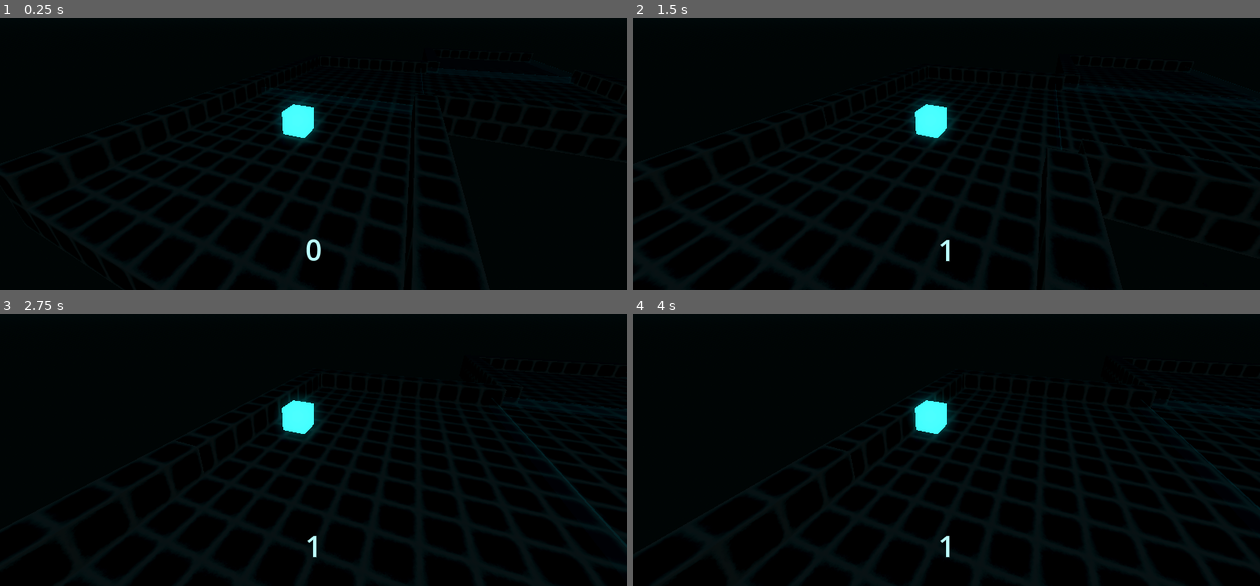
Above: before the commit, frames 1-4 (two rows, left to right).
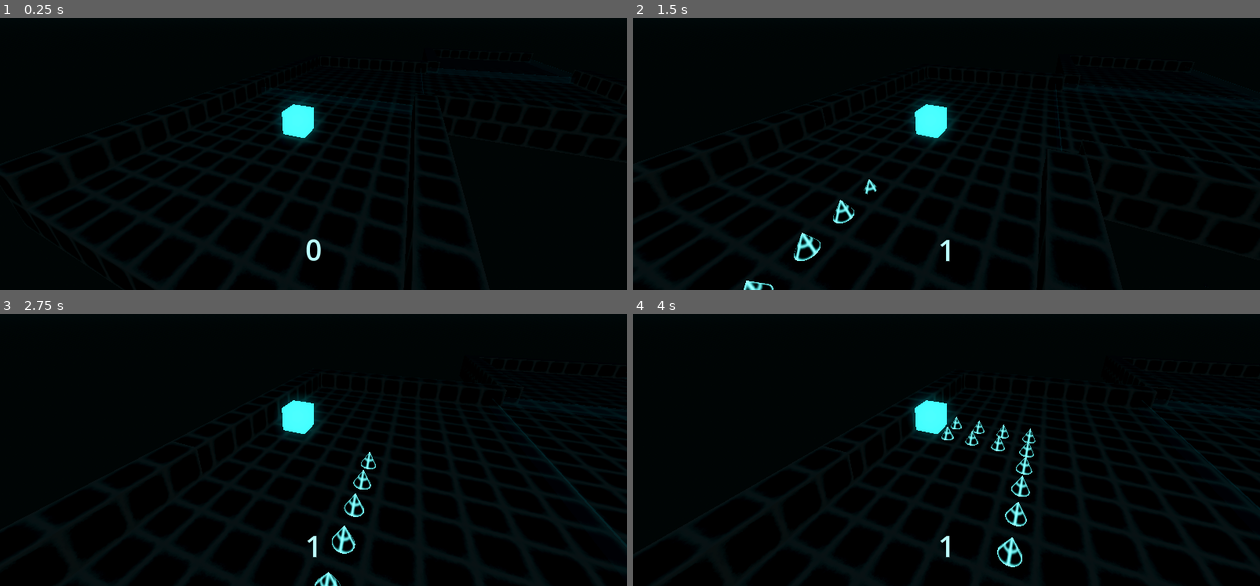
Above: after the commit, the same moments.

Repository: Username4D/rasterrun
Game: Godot game, scene res://scenes/demo_scene.tscn
The game is run twice, just before and just after one commit, with the same random seed, the same clock (stepped at 60 frames per second) and the same inputs.
Inputs:
- Up to frame 1 (0.25 s): no input
- Up to frame 2 (1.5 s): hold Up (ui_up) from 0.53 s (still down)
- Up to frame 3 (2.75 s): release Up (ui_up) at 2.03 s; hold Left (ui_left) from 2.03 s (still down)
- Up to frame 4 (4 s): release Left (ui_left) at 3.53 s; hold Down (ui_down) from 3.53 s (still down)

The runs differ from the first frame. In frame 2, 0.5% of the frame differs, in the area x 17-39%, y 59-100%; in frame 3, 0.6%; in frame 4, 1.0%, in the area x 49-91%, y 31-94%.

Commit message:
added floor tiles with spikes to buff gameplay

Diff:
--- a/scenes/floor.tscn
+++ b/scenes/floor.tscn
@@ -1,7 +1,7 @@
 [gd_scene load_steps=6 format=3 uid="uid://cqniu86ehuq6y"]
 
 [ext_resource type="Script" uid="uid://s4u2jic5pqui" path="res://scripts/floor.gd" id="1_kuqtn"]
-[ext_resource type="PackedScene" uid="uid://ch3gpdhfoyjbm" path="res://scenes/wall.tscn" id="1_ukw5w"]
+[ext_resource type="PackedScene" uid="uid://dryq3e5pfi7rt" path="res://scenes/floor_tile.tscn" id="2_kuqtn"]
 
 [sub_resource type="BoxShape3D" id="BoxShape3D_whr1e"]
 size = Vector3(11, 1, 0.05)
@@ -20,9 +20,6 @@
 [node name="floor" type="Node3D"]
 script = ExtResource("1_kuqtn")
 
-[node name="wall" parent="." instance=ExtResource("1_ukw5w")]
-transform = Transform3D(11, 0, 0, 0, 1, 0, 0, 0, 11, 0, -0.5, 0)
-
 [node name="next_floor" type="Marker3D" parent="."]
 transform = Transform3D(1, 0, 0, 0, 1, 0, 0, 0, 1, 0, 0, 11)
 
@@ -41,4 +38,369 @@
 wait_time = 2.0
 one_shot = true
 
+[node name="wall" type="Node3D" parent="."]
+
+[node name="floor_tile" parent="wall" instance=ExtResource("2_kuqtn")]
+transform = Transform3D(1, 0, 0, 0, 1, 0, 0, 0, 1, 0, -0.5, 0)
+
+[node name="floor_tile2" parent="wall" instance=ExtResource("2_kuqtn")]
+transform = Transform3D(1, 0, 0, 0, 1, 0, 0, 0, 1, 0, -0.5, 1)
+
+[node name="floor_tile3" parent="wall" instance=ExtResource("2_kuqtn")]
+transform = Transform3D(1, 0, 0, 0, 1, 0, 0, 0, 1, 0, -0.5, 2)
+
+[node name="floor_tile4" parent="wall" instance=ExtResource("2_kuqtn")]
+transform = Transform3D(1, 0, 0, 0, 1, 0, 0, 0, 1, 0, -0.5, 3)
+
+[node name="floor_tile5" parent="wall" instance=ExtResource("2_kuqtn")]
+transform = Transform3D(1, 0, 0, 0, 1, 0, 0, 0, 1, 0, -0.5, 4)
+
+[node name="floor_tile6" parent="wall" instance=ExtResource("2_kuqtn")]
+transform = Transform3D(1, 0, 0, 0, 1, 0, 0, 0, 1, 0, -0.5, 5)
+
+[node name="floor_tile7" parent="wall" instance=ExtResource("2_kuqtn")]
+transform = Transform3D(1, 0, 0, 0, 1, 0, 0, 0, 1, 0, -0.5, -1)
+
+[node name="floor_tile8" parent="wall" instance=ExtResource("2_kuqtn")]
+transform = Transform3D(1, 0, 0, 0, 1, 0, 0, 0, 1, 0, -0.5, -2)
+
+[node name="floor_tile9" parent="wall" instance=ExtResource("2_kuqtn")]
+transform = Transform3D(1, 0, 0, 0, 1, 0, 0, 0, 1, 0, -0.5, -3)
+
+[node name="floor_tile10" parent="wall" instance=ExtResource("2_kuqtn")]
+transform = Transform3D(1, 0, 0, 0, 1, 0, 0, 0, 1, 0, -0.5, -4)
+
+[node name="floor_tile11" parent="wall" instance=ExtResource("2_kuqtn")]
+transform = Transform3D(1, 0, 0, 0, 1, 0, 0, 0, 1, 0, -0.5, -5)
+
+[node name="floor_tile12" parent="wall" instance=ExtResource("2_kuqtn")]
+transform = Transform3D(1, 0, 0, 0, 1, 0, 0, 0, 1, 1, -0.5, 0)
+
+[node name="floor_tile13" parent="wall" instance=ExtResource("2_kuqtn")]
+transform = Transform3D(1, 0, 0, 0, 1, 0, 0, 0, 1, 1, -0.5, 1)
+
+[node name="floor_tile14" parent="wall" instance=ExtResource("2_kuqtn")]
+transform = Transform3D(1, 0, 0, 0, 1, 0, 0, 0, 1, 1, -0.5, 2)
+
+[node name="floor_tile15" parent="wall" instance=ExtResource("2_kuqtn")]
+transform = Transform3D(1, 0, 0, 0, 1, 0, 0, 0, 1, 1, -0.5, 3)
+
+[node name="floor_tile16" parent="wall" instance=ExtResource("2_kuqtn")]
+transform = Transform3D(1, 0, 0, 0, 1, 0, 0, 0, 1, 1, -0.5, 4)
+
+[node name="floor_tile17" parent="wall" instance=ExtResource("2_kuqtn")]
+transform = Transform3D(1, 0, 0, 0, 1, 0, 0, 0, 1, 1, -0.5, 5)
+
+[node name="floor_tile18" parent="wall" instance=ExtResource("2_kuqtn")]
+transform = Transform3D(1, 0, 0, 0, 1, 0, 0, 0, 1, 1, -0.5, -1)
+
+[node name="floor_tile19" parent="wall" instance=ExtResource("2_kuqtn")]
+transform = Transform3D(1, 0, 0, 0, 1, 0, 0, 0, 1, 1, -0.5, -2)
+
+[node name="floor_tile20" parent="wall" instance=ExtResource("2_kuqtn")]
+transform = Transform3D(1, 0, 0, 0, 1, 0, 0, 0, 1, 1, -0.5, -3)
+
+[node name="floor_tile21" parent="wall" instance=ExtResource("2_kuqtn")]
+transform = Transform3D(1, 0, 0, 0, 1, 0, 0, 0, 1, 1, -0.5, -4)
+
+[node name="floor_tile22" parent="wall" instance=ExtResource("2_kuqtn")]
+transform = Transform3D(1, 0, 0, 0, 1, 0, 0, 0, 1, 1, -0.5, -5)
+
+[node name="floor_tile23" parent="wall" instance=ExtResource("2_kuqtn")]
+transform = Transform3D(1, 0, 0, 0, 1, 0, 0, 0, 1, 2, -0.5, 0)
+
+[node name="floor_tile24" parent="wall" instance=ExtResource("2_kuqtn")]
+transform = Transform3D(1, 0, 0, 0, 1, 0, 0, 0, 1, 2, -0.5, 1)
+
+[node name="floor_tile25" parent="wall" instance=ExtResource("2_kuqtn")]
+transform = Transform3D(1, 0, 0, 0, 1, 0, 0, 0, 1, 2, -0.5, 2)
+
+[node name="floor_tile26" parent="wall" instance=ExtResource("2_kuqtn")]
+transform = Transform3D(1, 0, 0, 0, 1, 0, 0, 0, 1, 2, -0.5, 3)
+
+[node name="floor_tile27" parent="wall" instance=ExtResource("2_kuqtn")]
+transform = Transform3D(1, 0, 0, 0, 1, 0, 0, 0, 1, 2, -0.5, 4)
+
+[node name="floor_tile28" parent="wall" instance=ExtResource("2_kuqtn")]
+transform = Transform3D(1, 0, 0, 0, 1, 0, 0, 0, 1, 2, -0.5, 5)
+
+[node name="floor_tile29" parent="wall" instance=ExtResource("2_kuqtn")]
+transform = Transform3D(1, 0, 0, 0, 1, 0, 0, 0, 1, 2, -0.5, -1)
+
+[node name="floor_tile30" parent="wall" instance=ExtResource("2_kuqtn")]
+transform = Transform3D(1, 0, 0, 0, 1, 0, 0, 0, 1, 2, -0.5, -2)
+
+[node name="floor_tile31" parent="wall" instance=ExtResource("2_kuqtn")]
+transform = Transform3D(1, 0, 0, 0, 1, 0, 0, 0, 1, 2, -0.5, -3)
+
+[node name="floor_tile32" parent="wall" instance=ExtResource("2_kuqtn")]
+transform = Transform3D(1, 0, 0, 0, 1, 0, 0, 0, 1, 2, -0.5, -4)
+
+[node name="floor_tile33" parent="wall" instance=ExtResource("2_kuqtn")]
+transform = Transform3D(1, 0, 0, 0, 1, 0, 0, 0, 1, 2, -0.5, -5)
+
+[node name="floor_tile34" parent="wall" instance=ExtResource("2_kuqtn")]
+transform = Transform3D(1, 0, 0, 0, 1, 0, 0, 0, 1, 3, -0.5, 0)
+
+[node name="floor_tile35" parent="wall" instance=ExtResource("2_kuqtn")]
+transform = Transform3D(1, 0, 0, 0, 1, 0, 0, 0, 1, 3, -0.5, 1)
+
+[node name="floor_tile36" parent="wall" instance=ExtResource("2_kuqtn")]
+transform = Transform3D(1, 0, 0, 0, 1, 0, 0, 0, 1, 3, -0.5, 2)
+
+[node name="floor_tile37" parent="wall" instance=ExtResource("2_kuqtn")]
+transform = Transform3D(1, 0, 0, 0, 1, 0, 0, 0, 1, 3, -0.5, 3)
+
+[node name="floor_tile38" parent="wall" instance=ExtResource("2_kuqtn")]
+transform = Transform3D(1, 0, 0, 0, 1, 0, 0, 0, 1, 3, -0.5, 4)
+
+[node name="floor_tile39" parent="wall" instance=ExtResource("2_kuqtn")]
+transform = Transform3D(1, 0, 0, 0, 1, 0, 0, 0, 1, 3, -0.5, 5)
+
+[node name="floor_tile40" parent="wall" instance=ExtResource("2_kuqtn")]
+transform = Transform3D(1, 0, 0, 0, 1, 0, 0, 0, 1, 3, -0.5, -1)
+
+[node name="floor_tile41" parent="wall" instance=ExtResource("2_kuqtn")]
+transform = Transform3D(1, 0, 0, 0, 1, 0, 0, 0, 1, 3, -0.5, -2)
+
+[node name="floor_tile42" parent="wall" instance=ExtResource("2_kuqtn")]
+transform = Transform3D(1, 0, 0, 0, 1, 0, 0, 0, 1, 3, -0.5, -3)
+
+[node name="floor_tile43" parent="wall" instance=ExtResource("2_kuqtn")]
+transform = Transform3D(1, 0, 0, 0, 1, 0, 0, 0, 1, 3, -0.5, -4)
+
+[node name="floor_tile44" parent="wall" instance=ExtResource("2_kuqtn")]
+transform = Transform3D(1, 0, 0, 0, 1, 0, 0, 0, 1, 3, -0.5, -5)
+
+[node name="floor_tile45" parent="wall" instance=ExtResource("2_kuqtn")]
+transform = Transform3D(1, 0, 0, 0, 1, 0, 0, 0, 1, 4, -0.5, 0)
+
+[node name="floor_tile46" parent="wall" instance=ExtResource("2_kuqtn")]
+transform = Transform3D(1, 0, 0, 0, 1, 0, 0, 0, 1, 4, -0.5, 1)
+
+[node name="floor_tile47" parent="wall" instance=ExtResource("2_kuqtn")]
+transform = Transform3D(1, 0, 0, 0, 1, 0, 0, 0, 1, 4, -0.5, 2)
+
+[node name="floor_tile48" parent="wall" instance=ExtResource("2_kuqtn")]
+transform = Transform3D(1, 0, 0, 0, 1, 0, 0, 0, 1, 4, -0.5, 3)
+
+[node name="floor_tile49" parent="wall" instance=ExtResource("2_kuqtn")]
+transform = Transform3D(1, 0, 0, 0, 1, 0, 0, 0, 1, 4, -0.5, 4)
+
+[node name="floor_tile50" parent="wall" instance=ExtResource("2_kuqtn")]
+transform = Transform3D(1, 0, 0, 0, 1, 0, 0, 0, 1, 4, -0.5, 5)
+
+[node name="floor_tile51" parent="wall" instance=ExtResource("2_kuqtn")]
+transform = Transform3D(1, 0, 0, 0, 1, 0, 0, 0, 1, 4, -0.5, -1)
+
+[node name="floor_tile52" parent="wall" instance=ExtResource("2_kuqtn")]
+transform = Transform3D(1, 0, 0, 0, 1, 0, 0, 0, 1, 4, -0.5, -2)
+
+[node name="floor_tile53" parent="wall" instance=ExtResource("2_kuqtn")]
+transform = Transform3D(1, 0, 0, 0, 1, 0, 0, 0, 1, 4, -0.5, -3)
+
+[node name="floor_tile54" parent="wall" instance=ExtResource("2_kuqtn")]
+transform = Transform3D(1, 0, 0, 0, 1, 0, 0, 0, 1, 4, -0.5, -4)
+
+[node name="floor_tile55" parent="wall" instance=ExtResource("2_kuqtn")]
+transform = Transform3D(1, 0, 0, 0, 1, 0, 0, 0, 1, 4, -0.5, -5)
+
+[node name="floor_tile56" parent="wall" instance=ExtResource("2_kuqtn")]
+transform = Transform3D(1, 0, 0, 0, 1, 0, 0, 0, 1, 5, -0.5, 0)
+
+[node name="floor_tile57" parent="wall" instance=ExtResource("2_kuqtn")]
+transform = Transform3D(1, 0, 0, 0, 1, 0, 0, 0, 1, 5, -0.5, 1)
+
+[node name="floor_tile58" parent="wall" instance=ExtResource("2_kuqtn")]
+transform = Transform3D(1, 0, 0, 0, 1, 0, 0, 0, 1, 5, -0.5, 2)
+
+[node name="floor_tile59" parent="wall" instance=ExtResource("2_kuqtn")]
+transform = Transform3D(1, 0, 0, 0, 1, 0, 0, 0, 1, 5, -0.5, 3)
+
+[node name="floor_tile60" parent="wall" instance=ExtResource("2_kuqtn")]
+transform = Transform3D(1, 0, 0, 0, 1, 0, 0, 0, 1, 5, -0.5, 4)
+
+[node name="floor_tile61" parent="wall" instance=ExtResource("2_kuqtn")]
+transform = Transform3D(1, 0, 0, 0, 1, 0, 0, 0, 1, 5, -0.5, 5)
+
+[node name="floor_tile62" parent="wall" instance=ExtResource("2_kuqtn")]
+transform = Transform3D(1, 0, 0, 0, 1, 0, 0, 0, 1, 5, -0.5, -1)
+
+[node name="floor_tile63" parent="wall" instance=ExtResource("2_kuqtn")]
+transform = Transform3D(1, 0, 0, 0, 1, 0, 0, 0, 1, 5, -0.5, -2)
+
+[node name="floor_tile64" parent="wall" instance=ExtResource("2_kuqtn")]
+transform = Transform3D(1, 0, 0, 0, 1, 0, 0, 0, 1, 5, -0.5, -3)
+
+[node name="floor_tile65" parent="wall" instance=ExtResource("2_kuqtn")]
+transform = Transform3D(1, 0, 0, 0, 1, 0, 0, 0, 1, 5, -0.5, -4)
+
+[node name="floor_tile66" parent="wall" instance=ExtResource("2_kuqtn")]
+transform = Transform3D(1, 0, 0, 0, 1, 0, 0, 0, 1, 5, -0.5, -5)
+
+[node name="floor_tile67" parent="wall" instance=ExtResource("2_kuqtn")]
+transform = Transform3D(1, 0, 0, 0, 1, 0, 0, 0, 1, -1, -0.5, 0)
+
+[node name="floor_tile68" parent="wall" instance=ExtResource("2_kuqtn")]
+transform = Transform3D(1, 0, 0, 0, 1, 0, 0, 0, 1, -1, -0.5, 1)
+
+[node name="floor_tile69" parent="wall" instance=ExtResource("2_kuqtn")]
+transform = Transform3D(1, 0, 0, 0, 1, 0, 0, 0, 1, -1, -0.5, 2)
+
+[node name="floor_tile70" parent="wall" instance=ExtResource("2_kuqtn")]
+transform = Transform3D(1, 0, 0, 0, 1, 0, 0, 0, 1, -1, -0.5, 3)
+
+[node name="floor_tile71" parent="wall" instance=ExtResource("2_kuqtn")]
+transform = Transform3D(1, 0, 0, 0, 1, 0, 0, 0, 1, -1, -0.5, 4)
+
+[node name="floor_tile72" parent="wall" instance=ExtResource("2_kuqtn")]
+transform = Transform3D(1, 0, 0, 0, 1, 0, 0, 0, 1, -1, -0.5, 5)
+
+[node name="floor_tile73" parent="wall" instance=ExtResource("2_kuqtn")]
+transform = Transform3D(1, 0, 0, 0, 1, 0, 0, 0, 1, -1, -0.5, -1)
+
+[node name="floor_tile74" parent="wall" instance=ExtResource("2_kuqtn")]
+transform = Transform3D(1, 0, 0, 0, 1, 0, 0, 0, 1, -1, -0.5, -2)
+
+[node name="floor_tile75" parent="wall" instance=ExtResource("2_kuqtn")]
+transform = Transform3D(1, 0, 0, 0, 1, 0, 0, 0, 1, -1, -0.5, -3)
+
+[node name="floor_tile76" parent="wall" instance=ExtResource("2_kuqtn")]
+transform = Transform3D(1, 0, 0, 0, 1, 0, 0, 0, 1, -1, -0.5, -4)
+
+[node name="floor_tile77" parent="wall" instance=ExtResource("2_kuqtn")]
+transform = Transform3D(1, 0, 0, 0, 1, 0, 0, 0, 1, -1, -0.5, -5)
+
+[node name="floor_tile78" parent="wall" instance=ExtResource("2_kuqtn")]
+transform = Transform3D(1, 0, 0, 0, 1, 0, 0, 0, 1, -2, -0.5, 0)
+
+[node name="floor_tile79" parent="wall" instance=ExtResource("2_kuqtn")]
+transform = Transform3D(1, 0, 0, 0, 1, 0, 0, 0, 1, -2, -0.5, 1)
+
+[node name="floor_tile80" parent="wall" instance=ExtResource("2_kuqtn")]
+transform = Transform3D(1, 0, 0, 0, 1, 0, 0, 0, 1, -2, -0.5, 2)
+
+[node name="floor_tile81" parent="wall" instance=ExtResource("2_kuqtn")]
+transform = Transform3D(1, 0, 0, 0, 1, 0, 0, 0, 1, -2, -0.5, 3)
+
+[node name="floor_tile82" parent="wall" instance=ExtResource("2_kuqtn")]
+transform = Transform3D(1, 0, 0, 0, 1, 0, 0, 0, 1, -2, -0.5, 4)
+
+[node name="floor_tile83" parent="wall" instance=ExtResource("2_kuqtn")]
+transform = Transform3D(1, 0, 0, 0, 1, 0, 0, 0, 1, -2, -0.5, 5)
+
+[node name="floor_tile84" parent="wall" instance=ExtResource("2_kuqtn")]
+transform = Transform3D(1, 0, 0, 0, 1, 0, 0, 0, 1, -2, -0.5, -1)
+
+[node name="floor_tile85" parent="wall" instance=ExtResource("2_kuqtn")]
+transform = Transform3D(1, 0, 0, 0, 1, 0, 0, 0, 1, -2, -0.5, -2)
+
+[node name="floor_tile86" parent="wall" instance=ExtResource("2_kuqtn")]
+transform = Transform3D(1, 0, 0, 0, 1, 0, 0, 0, 1, -2, -0.5, -3)
+
+[node name="floor_tile87" parent="wall" instance=ExtResource("2_kuqtn")]
+transform = Transform3D(1, 0, 0, 0, 1, 0, 0, 0, 1, -2, -0.5, -4)
+
+[node name="floor_tile88" parent="wall" instance=ExtResource("2_kuqtn")]
+transform = Transform3D(1, 0, 0, 0, 1, 0, 0, 0, 1, -2, -0.5, -5)
+
+[node name="floor_tile89" parent="wall" instance=ExtResource("2_kuqtn")]
+transform = Transform3D(1, 0, 0, 0, 1, 0, 0, 0, 1, -3, -0.5, 0)
+
+[node name="floor_tile90" parent="wall" instance=ExtResource("2_kuqtn")]
+transform = Transform3D(1, 0, 0, 0, 1, 0, 0, 0, 1, -3, -0.5, 1)
+
+[node name="floor_tile91" parent="wall" instance=ExtResource("2_kuqtn")]
+transform = Transform3D(1, 0, 0, 0, 1, 0, 0, 0, 1, -3, -0.5, 2)
+
+[node name="floor_tile92" parent="wall" instance=ExtResource("2_kuqtn")]
+transform = Transform3D(1, 0, 0, 0, 1, 0, 0, 0, 1, -3, -0.5, 3)
+
+[node name="floor_tile93" parent="wall" instance=ExtResource("2_kuqtn")]
+transform = Transform3D(1, 0, 0, 0, 1, 0, 0, 0, 1, -3, -0.5, 4)
+
+[node name="floor_tile94" parent="wall" instance=ExtResource("2_kuqtn")]
+transform = Transform3D(1, 0, 0, 0, 1, 0, 0, 0, 1, -3, -0.5, 5)
+
+[node name="floor_tile95" parent="wall" instance=ExtResource("2_kuqtn")]
+transform = Transform3D(1, 0, 0, 0, 1, 0, 0, 0, 1, -3, -0.5, -1)
+
+[node name="floor_tile96" parent="wall" instance=ExtResource("2_kuqtn")]
+transform = Transform3D(1, 0, 0, 0, 1, 0, 0, 0, 1, -3, -0.5, -2)
+
+[node name="floor_tile97" parent="wall" instance=ExtResource("2_kuqtn")]
+transform = Transform3D(1, 0, 0, 0, 1, 0, 0, 0, 1, -3, -0.5, -3)
+
+[node name="floor_tile98" parent="wall" instance=ExtResource("2_kuqtn")]
+transform = Transform3D(1, 0, 0, 0, 1, 0, 0, 0, 1, -3, -0.5, -4)
+
+[node name="floor_tile99" parent="wall" instance=ExtResource("2_kuqtn")]
+transform = Transform3D(1, 0, 0, 0, 1, 0, 0, 0, 1, -3, -0.5, -5)
+
+[node name="floor_tile100" parent="wall" instance=ExtResource("2_kuqtn")]
+transform = Transform3D(1, 0, 0, 0, 1, 0, 0, 0, 1, -4, -0.5, 0)
+
+[node name="floor_tile101" parent="wall" instance=ExtResource("2_kuqtn")]
+transform = Transform3D(1, 0, 0, 0, 1, 0, 0, 0, 1, -4, -0.5, 1)
+
+[node name="floor_tile102" parent="wall" instance=ExtResource("2_kuqtn")]
+transform = Transform3D(1, 0, 0, 0, 1, 0, 0, 0, 1, -4, -0.5, 2)
+
+[node name="floor_tile103" parent="wall" instance=ExtResource("2_kuqtn")]
+transform = Transform3D(1, 0, 0, 0, 1, 0, 0, 0, 1, -4, -0.5, 3)
+
+[node name="floor_tile104" parent="wall" instance=ExtResource("2_kuqtn")]
+transform = Transform3D(1, 0, 0, 0, 1, 0, 0, 0, 1, -4, -0.5, 4)
+
+[node name="floor_tile105" parent="wall" instance=ExtResource("2_kuqtn")]
+transform = Transform3D(1, 0, 0, 0, 1, 0, 0, 0, 1, -4, -0.5, 5)
+
+[node name="floor_tile106" parent="wall" instance=ExtResource("2_kuqtn")]
+transform = Transform3D(1, 0, 0, 0, 1, 0, 0, 0, 1, -4, -0.5, -1)
+
+[node name="floor_tile107" parent="wall" instance=ExtResource("2_kuqtn")]
+transform = Transform3D(1, 0, 0, 0, 1, 0, 0, 0, 1, -4, -0.5, -2)
+
+[node name="floor_tile108" parent="wall" instance=ExtResource("2_kuqtn")]
+transform = Transform3D(1, 0, 0, 0, 1, 0, 0, 0, 1, -4, -0.5, -3)
+
+[node name="floor_tile109" parent="wall" instance=ExtResource("2_kuqtn")]
+transform = Transform3D(1, 0, 0, 0, 1, 0, 0, 0, 1, -4, -0.5, -4)
+
+[node name="floor_tile110" parent="wall" instance=ExtResource("2_kuqtn")]
+transform = Transform3D(1, 0, 0, 0, 1, 0, 0, 0, 1, -4, -0.5, -5)
+
+[node name="floor_tile111" parent="wall" instance=ExtResource("2_kuqtn")]
+transform = Transform3D(1, 0, 0, 0, 1, 0, 0, 0, 1, -5, -0.5, 0)
+
+[node name="floor_tile112" parent="wall" instance=ExtResource("2_kuqtn")]
+transform = Transform3D(1, 0, 0, 0, 1, 0, 0, 0, 1, -5, -0.5, 1)
+
+[node name="floor_tile113" parent="wall" instance=ExtResource("2_kuqtn")]
+transform = Transform3D(1, 0, 0, 0, 1, 0, 0, 0, 1, -5, -0.5, 2)
+
+[node name="floor_tile114" parent="wall" instance=ExtResource("2_kuqtn")]
+transform = Transform3D(1, 0, 0, 0, 1, 0, 0, 0, 1, -5, -0.5, 3)
+
+[node name="floor_tile115" parent="wall" instance=ExtResource("2_kuqtn")]
+transform = Transform3D(1, 0, 0, 0, 1, 0, 0, 0, 1, -5, -0.5, 4)
+
+[node name="floor_tile116" parent="wall" instance=ExtResource("2_kuqtn")]
+transform = Transform3D(1, 0, 0, 0, 1, 0, 0, 0, 1, -5, -0.5, 5)
+
+[node name="floor_tile117" parent="wall" instance=ExtResource("2_kuqtn")]
+transform = Transform3D(1, 0, 0, 0, 1, 0, 0, 0, 1, -5, -0.5, -1)
+
+[node name="floor_tile118" parent="wall" instance=ExtResource("2_kuqtn")]
+transform = Transform3D(1, 0, 0, 0, 1, 0, 0, 0, 1, -5, -0.5, -2)
+
+[node name="floor_tile119" parent="wall" instance=ExtResource("2_kuqtn")]
+transform = Transform3D(1, 0, 0, 0, 1, 0, 0, 0, 1, -5, -0.5, -3)
+
+[node name="floor_tile120" parent="wall" instance=ExtResource("2_kuqtn")]
+transform = Transform3D(1, 0, 0, 0, 1, 0, 0, 0, 1, -5, -0.5, -4)
+
+[node name="floor_tile121" parent="wall" instance=ExtResource("2_kuqtn")]
+transform = Transform3D(1, 0, 0, 0, 1, 0, 0, 0, 1, -5, -0.5, -5)
+
 [connection signal="body_entered" from="exit" to="." method="_on_exit_body_entered"]
--- /dev/null
+++ b/scenes/floor_tile.tscn
@@ -0,0 +1,27 @@
+[gd_scene load_steps=5 format=3 uid="uid://dryq3e5pfi7rt"]
+
+[ext_resource type="Script" uid="uid://d3kk064ix68qg" path="res://scripts/floor_tile.gd" id="1_7e2jf"]
+[ext_resource type="PackedScene" uid="uid://ch3gpdhfoyjbm" path="res://scenes/wall.tscn" id="2_mispd"]
+[ext_resource type="PackedScene" uid="uid://clh8jtbrdus8o" path="res://scenes/spike.tscn" id="3_tphjt"]
+
+[sub_resource type="BoxShape3D" id="BoxShape3D_7e2jf"]
+size = Vector3(0.8, 1, 0.8)
+
+[node name="floor_tile" type="Node3D"]
+script = ExtResource("1_7e2jf")
+
+[node name="wall" parent="." instance=ExtResource("2_mispd")]
+
+[node name="spike" parent="." instance=ExtResource("3_tphjt")]
+transform = Transform3D(0.5, 0, 0, 0, 0.5, 0, 0, 0, 0.5, 0, -0.25, 0)
+
+[node name="player_detection" type="Area3D" parent="."]
+
+[node name="CollisionShape3D" type="CollisionShape3D" parent="player_detection"]
+transform = Transform3D(1, 0, 0, 0, 1, 0, 0, 0, 1, 0, 1, 0)
+shape = SubResource("BoxShape3D_7e2jf")
+
+[node name="Timer" type="Timer" parent="."]
+one_shot = true
+
+[connection signal="body_exited" from="player_detection" to="." method="_on_player_detection_body_exited"]
--- /dev/null
+++ b/scripts/floor_tile.gd
@@ -0,0 +1,16 @@
+extends Node3D
+
+
+
+func _on_player_detection_body_exited(body: Node3D) -> void:
+
+	if body.is_in_group("player"):
+		$player_detection.queue_free()
+		$Timer.start()
+		while $Timer.time_left != 0:
+			$spike.position.y = 0.75 - ease_in_out_quint($Timer.time_left)
+			await get_tree().process_frame
+
+
+func ease_in_out_quint(x):
+	return 16 * x * x * x * x * x if x < 0.5 else 1 - pow(-2 * x + 2, 5) / 2
--- a/scripts/floors.gd
+++ b/scripts/floors.gd
@@ -28,7 +28,7 @@
 		if round(last.position+ Vector3(last.next.x * -1, 0, last.next.y).rotated(Vector3 (0,01,0), last.rotation.y) * 11 + Vector3(0, 00, 11).rotated(Vector3 (0,01,0), last.rotation.y- 0.5 * PI * last.next.x)) == round(i.real_pos):
 			print("no_front")
 			possible.erase(zero)
-		if i.index < current_index - 5:
+		if i.index < current_index - 4:
 			i.despawn()
 
 	var next_arr
Not shown, added: scripts/floor_tile.gd.uid
